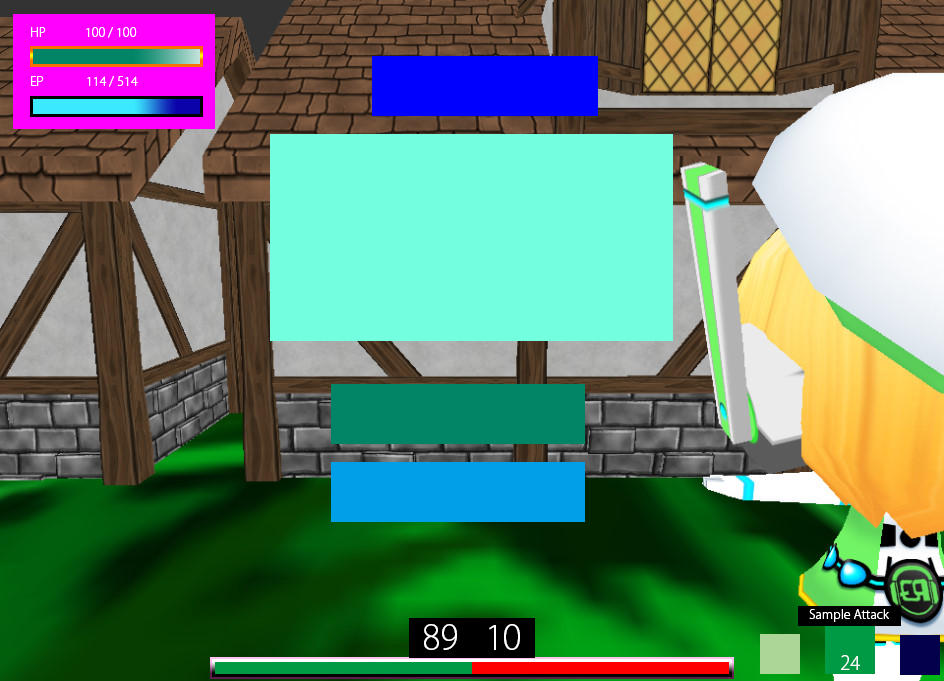
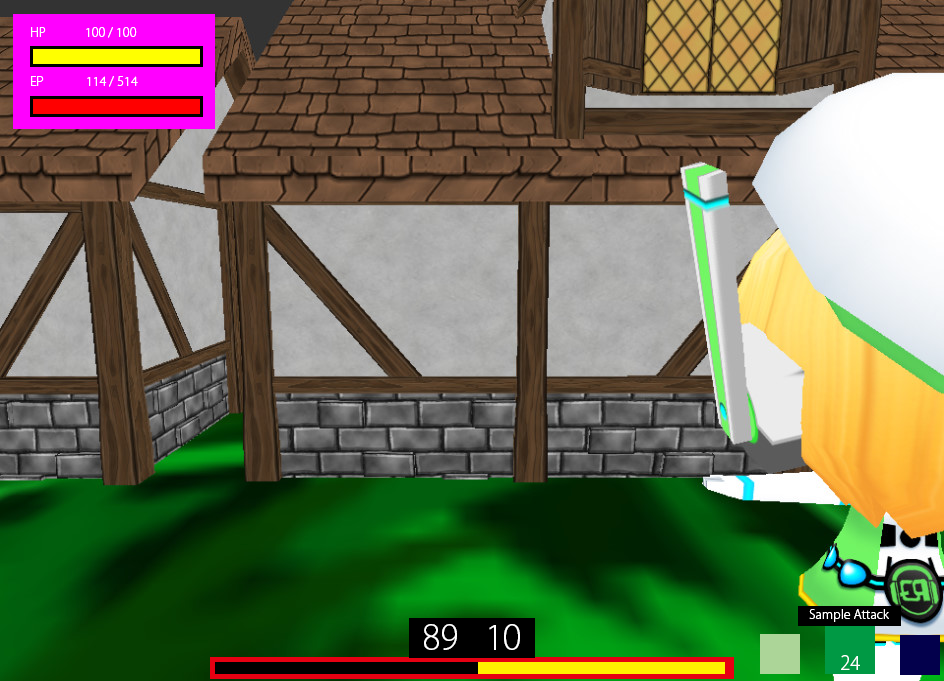
The second 944x681 image is a revision of the first. Changes to its layers:
removed group "Result" (7 layers) over [270, 56, 673, 522]
removed group "Buttons" (2 layers) from group "Result" over [331, 384, 585, 522]
removed layer "ButtonToTitle" from group "Buttons" over [331, 462, 585, 522]
removed layer "ButtonRetry" from group "Buttons" over [331, 384, 585, 444]
removed group "Frame" (1st of 2, in "Result") (3 layers) from group "Result" over [270, 56, 673, 341]
removed layer "LogoLose" from group "Frame" over [372, 56, 598, 116]
removed layer "LogoWin" from group "Frame" over [372, 56, 598, 116]
removed layer "Frame" (2nd of 2, in "Result" › "Frame") from group "Frame" over [270, 134, 673, 341]
painted on "スコアバー(中身右)" over [472, 662, 729, 674]
painted on "スコアバー(中身左)" over [215, 662, 480, 674]
painted on "スコアバー(外枠)" over [210, 657, 734, 679]
